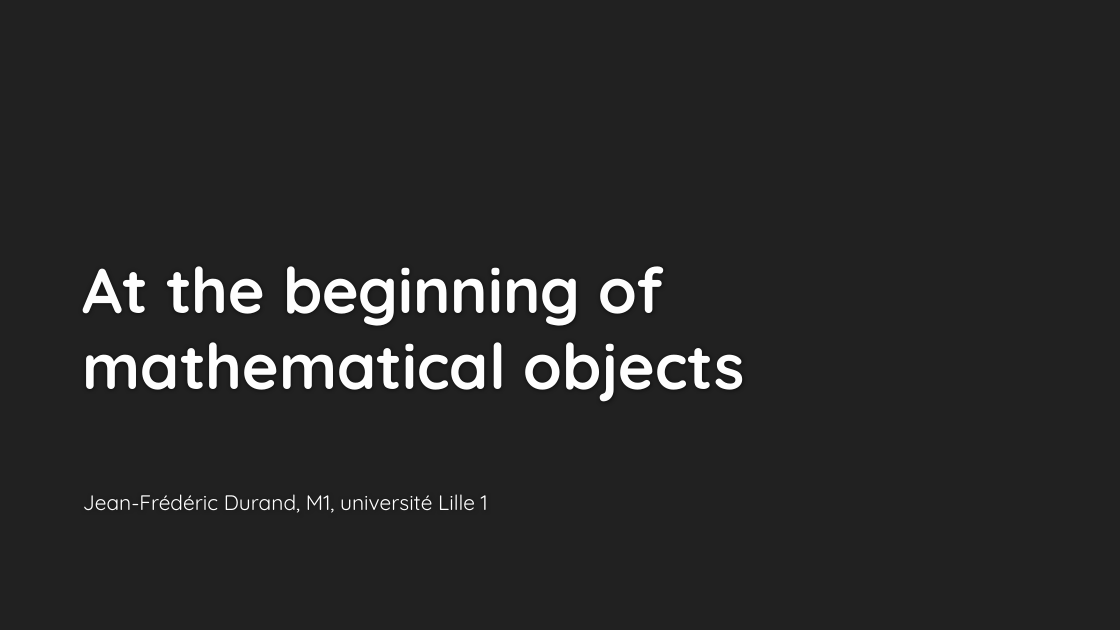
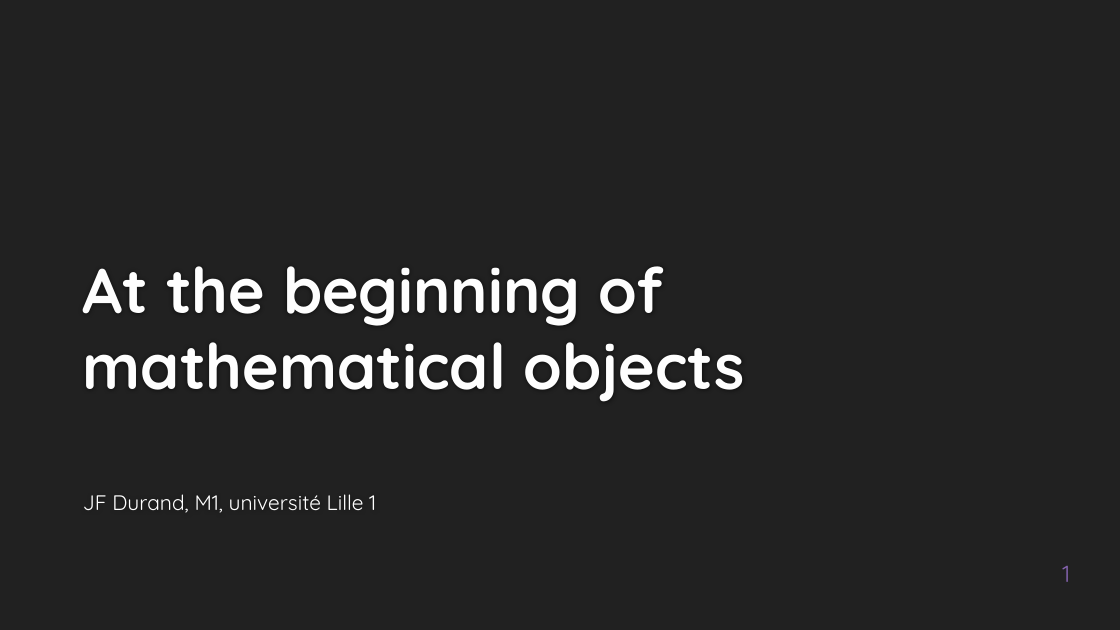
Before and after one commit to whispyy/M1Anglais, a slide deck: slide 1 of support 2 - At the beginning of mathematical objects/At the beginning of mathematical objects.pptx. Drawn at 1120x630 pixels with LibreOffice and Linux fonts; fonts in the diff are those of the drawing; background and template pictures are left out. Boxes give left, top, right and bottom in pixels: in the first picture for what was removed or moved away, otherwise in the second. Text is boxed around its words. In the diff, an @@ line names an element or a change of style, - is before the commit and + after.

```diff
--- a/support 2 - At the beginning of mathematical objects/At the beginning of mathematical objects.pptx
+++ b/support 2 - At the beginning of mathematical objects/At the beginning of mathematical objects.pptx
@@ subtitle at [83, 494, 376, 513]: text changed @@
-Jean-Frédéric Durand, M1, université Lille 1
+JF Durand, M1, université Lille 1
@@ page number added at [1062, 566, 1070, 582], 20 pt, text #8664B0 @@
+1
```
Also in this commit, not shown: 13 other slides changed, 1 slide added, 1 other file.
